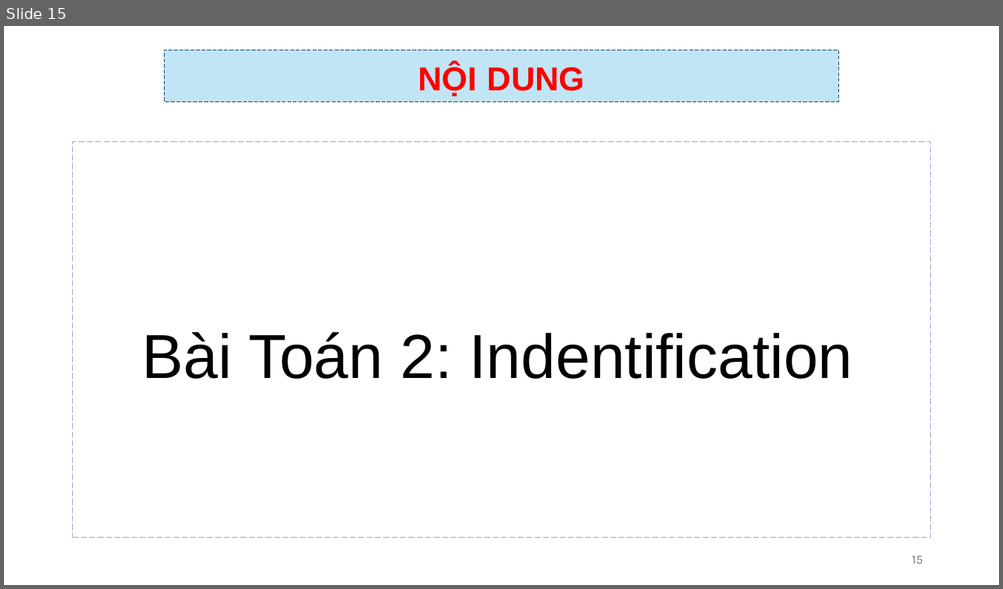
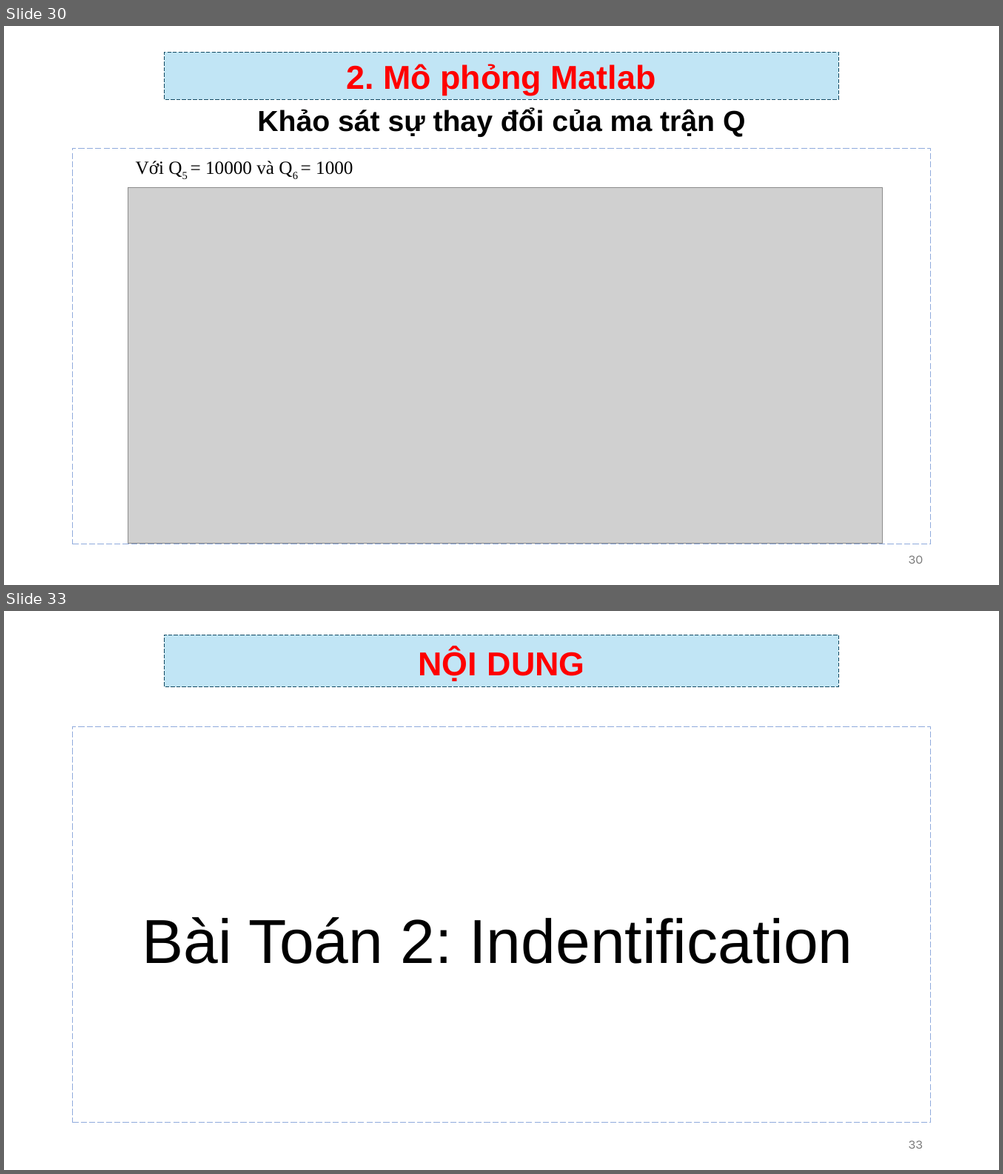
Before and after one commit to TIENPHAT2003/STM32, a slide deck: BaoCaoNhanDang.pptx. Shown one above the other, each under a label of ours: slide 15 before the commit, slides 30 and 33 after it; the slides between them are not shown. The pictures are 1003x589 and 1003x1174 pixels, drawn with LibreOffice and Linux fonts; fonts in the diff are those of the drawing; grey boxes stand for pictures; background and template pictures are left out. Boxes give left, top, right and bottom in pixels: in the first picture for what was removed or moved away, otherwise in the second. Text is boxed around its words. In the diff, an @@ line names an element or a change of style, - is before the commit and + after.

Commit message:
Thêm khảo sát ma trận Q và ma trận R vào PPT

```diff
--- a/BaoCaoNhanDang.pptx
+++ b/BaoCaoNhanDang.pptx
@@ slide 30 added at [4,26,999,585], background #FFFFFF @@
@@ rectangle added at [165,52,838,100], fill #C1E5F5, outline #104862 0.75 pt dashed, 32 pt, text #FF0000, bold @@
+2. Mô phỏng Matlab
@@ text added at [257,108,745,137], 28 pt, text #000000, bold @@
+Khảo sát sự thay đổi của ma trận Q
@@ freeform shape added at [73,148,930,545], outline #8FAADC 0.75 pt dashed @@
@@ text added at [136,161,353,175], 18 pt, text #000000 @@
+Với Q5 = 10000 và Q6 = 1000
@@ picture added at [128,188,882,543] @@
@@ page number added at [908,556,923,564], 12 pt, text #797979 @@
+30
@@ what was slide 15 is now slide 33 @@
@@ page number at [908,1141,923,1149]: text changed @@
-15
+33
```
Also in this commit, not shown: 3 slides changed, 17 other slides added, 1 other file.
